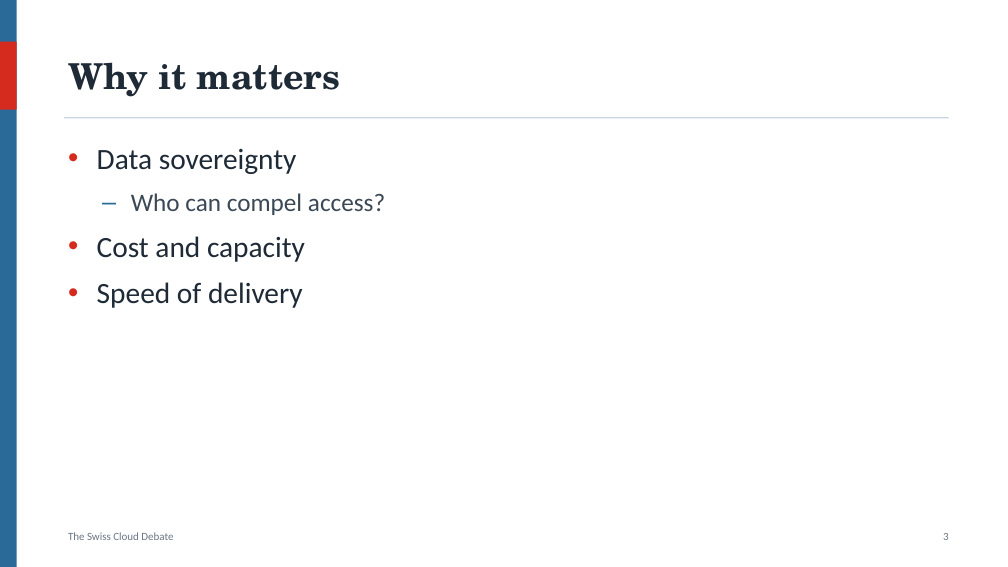
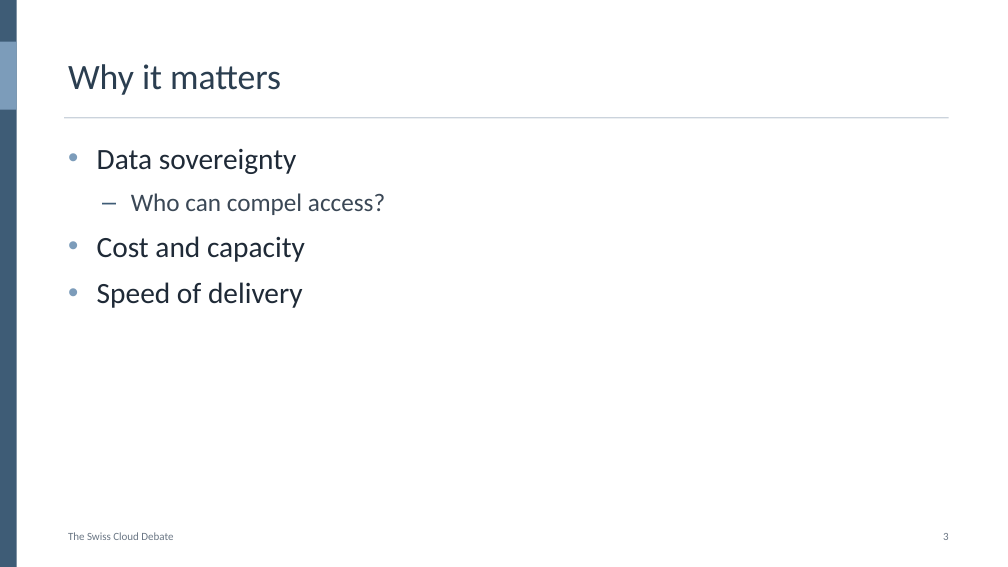
Before and after one commit to am-buzz/family-ai-hub, a slide deck: slide 3 of tools/samples/Sample-Deck.pptx. Drawn at 1008x567 pixels with LibreOffice and Linux fonts; fonts in the diff are those of the drawing. Boxes give left, top, right and bottom in pixels: in the first picture for what was removed or moved away, otherwise in the second. Text is boxed around its words. In the diff, an @@ line names an element or a change of style, - is before the commit and + after.

```diff
--- a/tools/samples/Sample-Deck.pptx
+++ b/tools/samples/Sample-Deck.pptx
@@ rectangle at (0,0,17,567): fill #2A6A98 to #3E5C76 @@
@@ rectangle at (0,42,17,110): fill #D52B1E to #7C9CBA @@
@@ title "Why it matters" at (68,64,281,95): font TeX Gyre Schola to Calibri, text colour #1F2A37 to #2B3E50, bold off @@
@@ text "Data sovereignty" at (97,149,385,308): bullet colour #D52B1E to #7C9CBA; bullet colour #2A6A98 to #3E5C76 @@
```
Also in this commit, not shown: 8 other slides changed, 5 other files.
